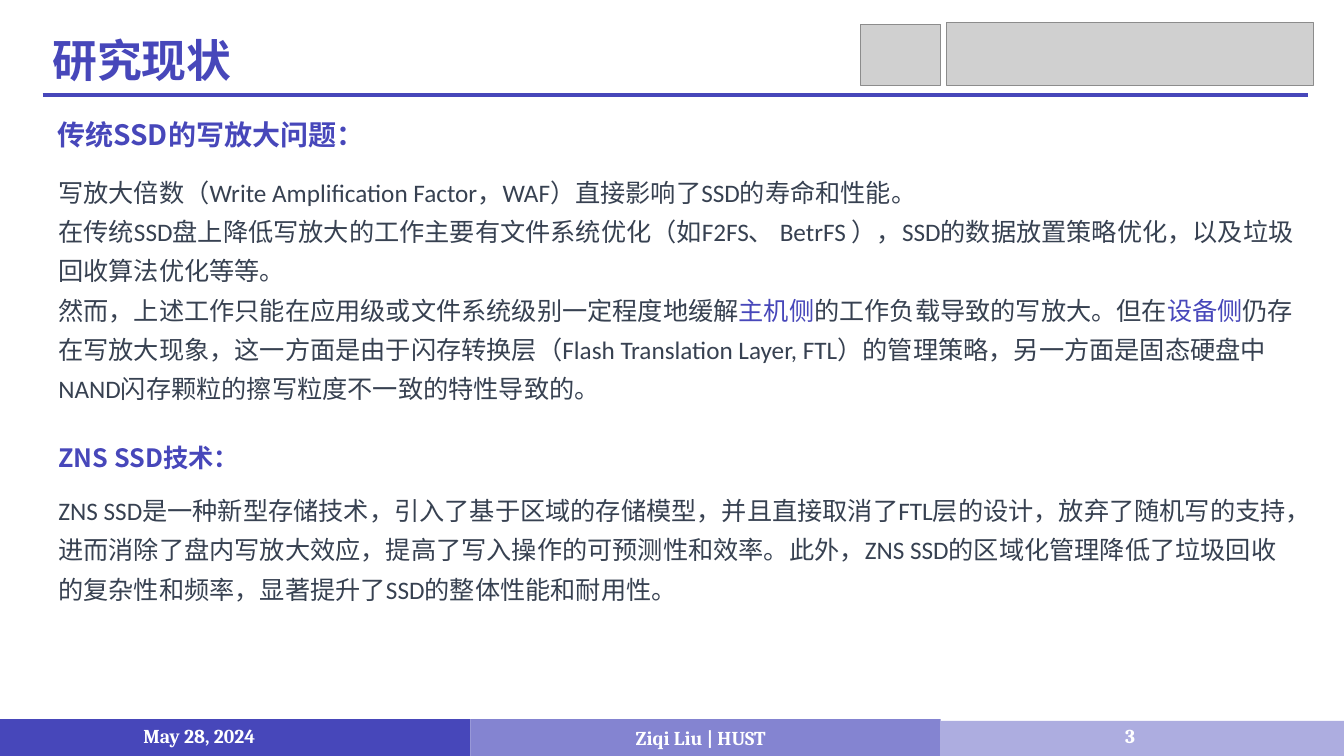
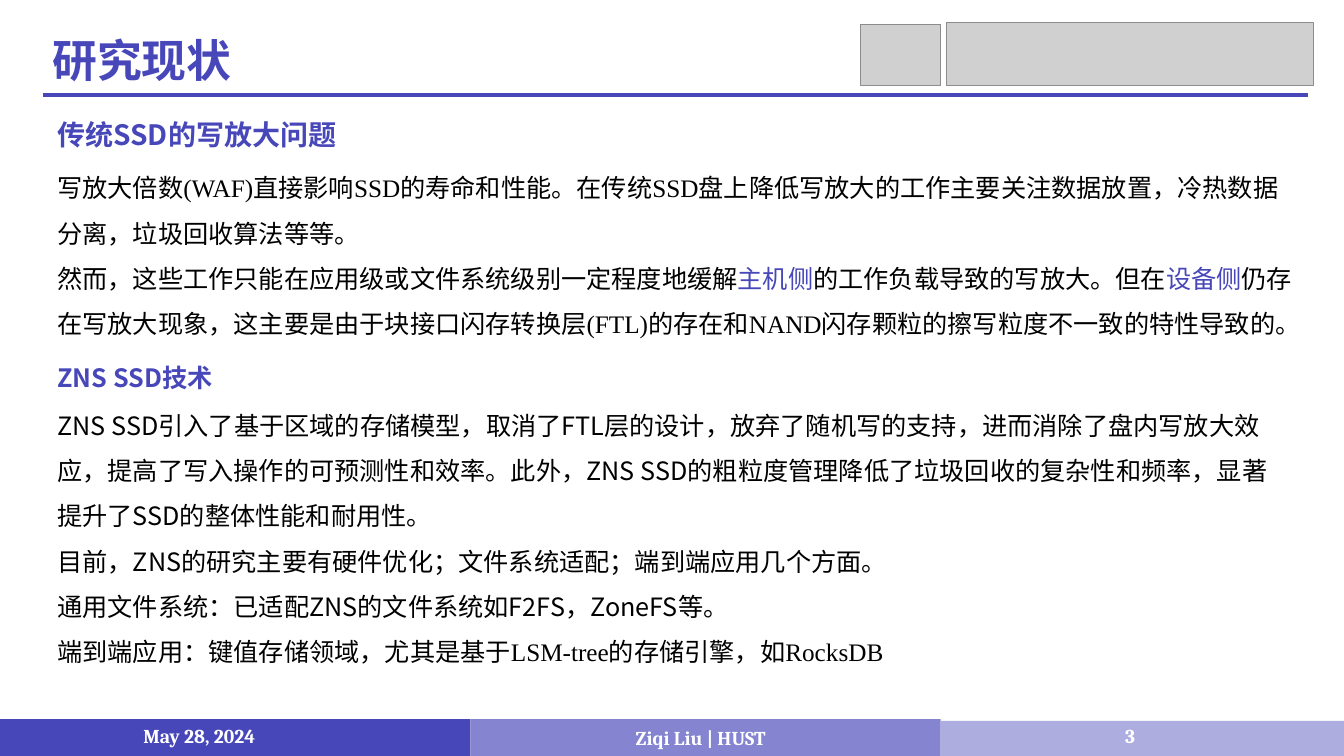
Before and after one commit to LiuziqiOvO/md, a slide deck: slide 3 of 毕设/毕设答辩.pptx. Drawn at 1344x756 pixels with LibreOffice and Linux fonts; fonts in the diff are those of the drawing; grey boxes stand for pictures. Boxes give left, top, right and bottom in pixels: in the first picture for what was removed or moved away, otherwise in the second. Text is boxed around its words. In the diff, an @@ line names an element or a change of style, - is before the commit and + after.

```diff
--- a/毕设/毕设答辩.pptx
+++ b/毕设/毕设答辩.pptx
@@ text at (x1=57, y1=121, x2=336, y2=148): text changed @@
-传统SSD的写放大问题：
+传统SSD的写放大问题
@@ text at (x1=57, y1=175, x2=1300, y2=338): text changed; font Calibri to Times New Roman; text colour #374151 to #000000 @@
-写放大倍数（Write Amplification Factor，WAF）直接影响了SSD的寿命和性能。
-在传统SSD盘上降低写放大的工作主要有文件系统优化（如F2FS、 BetrFS ），SSD的数据放置策略优化，以及垃圾回收算法优化等等。
-然而，上述工作只能在应用级或文件系统级别一定程度地缓解主机侧的工作负载导致的写放大。但在设备侧仍存在写放大现象，这一方面是由于闪存转换层（Flash Translation Layer, FTL）的管理策略，另一方面是固态硬盘中NAND闪存颗粒的擦写粒度不一致的特性导致的。
+写放大倍数(WAF)直接影响SSD的寿命和性能。在传统SSD盘上降低写放大的工作主要关注数据放置，冷热数据分离，垃圾回收算法等等。
+然而，这些工作只能在应用级或文件系统级别一定程度地缓解主机侧的工作负载导致的写放大。但在设备侧仍存在写放大现象，这主要是由于块接口闪存转换层(FTL)的存在和NAND闪存颗粒的擦写粒度不一致的特性导致的。
@@ text at (x1=57, y1=365, x2=212, y2=390): text changed @@
-ZNS SSD技术：
+ZNS SSD技术
@@ text at (x1=57, y1=413, x2=1268, y2=664): text changed; font Calibri to Noto Sans CJK SC; text colour #374151 to #000000 @@
-ZNS SSD是一种新型存储技术，引入了基于区域的存储模型，并且直接取消了FTL层的设计，放弃了随机写的支持，进而消除了盘内写放大效应，提高了写入操作的可预测性和效率。此外，ZNS SSD的区域化管理降低了垃圾回收的复杂性和频率，显著提升了SSD的整体性能和耐用性。
+ZNS SSD引入了基于区域的存储模型，取消了FTL层的设计，放弃了随机写的支持，进而消除了盘内写放大效应，提高了写入操作的可预测性和效率。此外，ZNS SSD的粗粒度管理降低了垃圾回收的复杂性和频率，显著提升了SSD的整体性能和耐用性。
+目前，ZNS的研究主要有硬件优化；文件系统适配；端到端应用几个方面。
+通用文件系统：已适配ZNS的文件系统如F2FS，ZoneFS等。
+端到端应用：键值存储领域，尤其是基于LSM-tree的存储引擎，如RocksDB
```
Also in this commit, not shown: 8 other slides changed, 2 other files.
